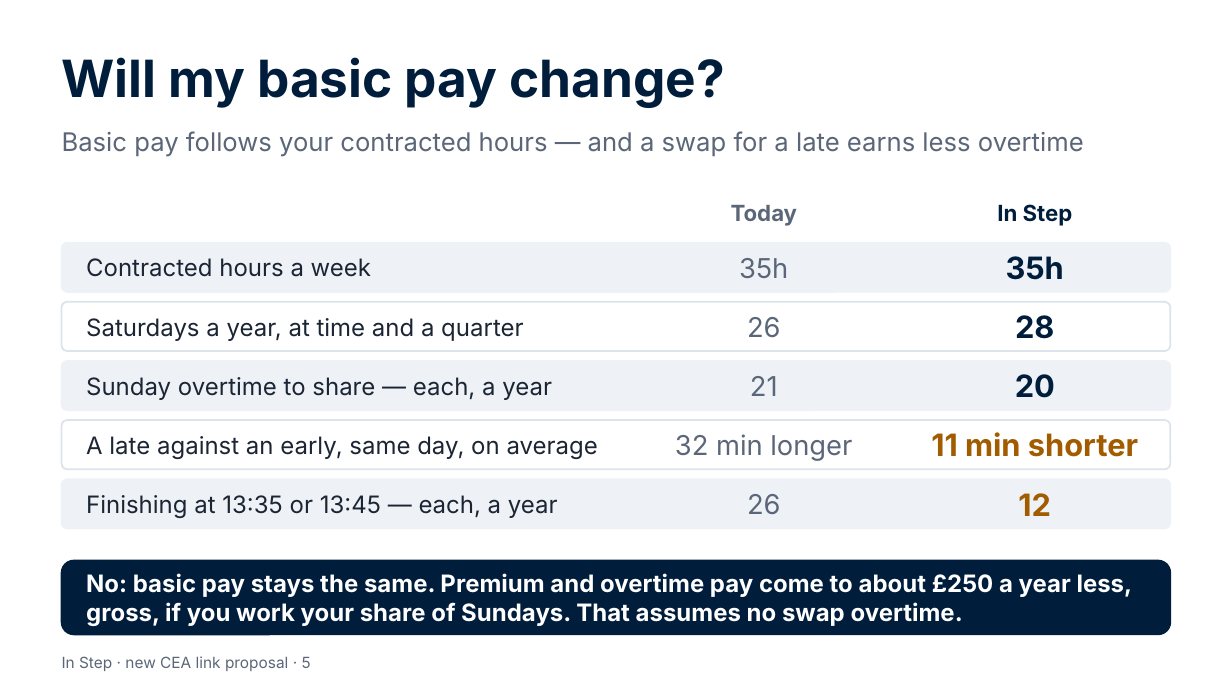
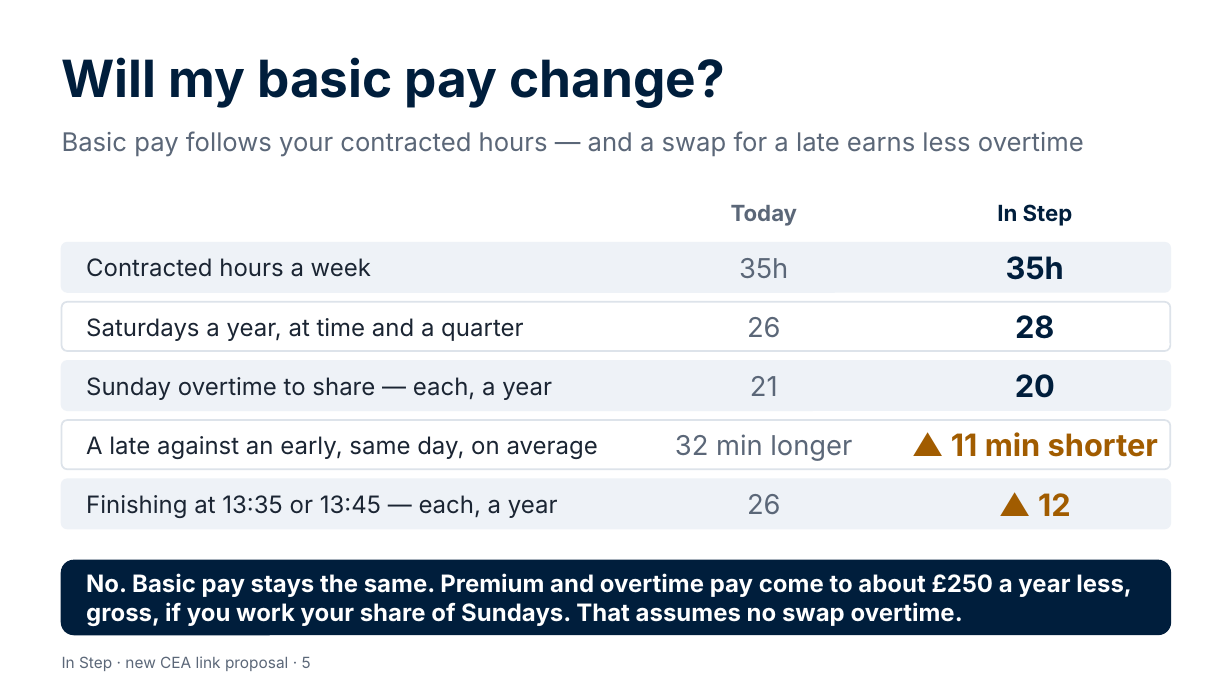
Before and after one commit to Garethdavidmiller/roster-app, a slide deck: slide 5 of docs/links-26/presentations/In-Step-for-colleagues.pptx. Drawn at 1232x693 pixels with LibreOffice and Linux fonts; fonts in the diff are those of the drawing. Boxes give left, top, right and bottom in pixels: in the first picture for what was removed or moved away, otherwise in the second. Text is boxed around its words. In the diff, an @@ line names an element or a change of style, - is before the commit and + after.

```diff
--- a/docs/links-26/presentations/In-Step-for-colleagues.pptx
+++ b/docs/links-26/presentations/In-Step-for-colleagues.pptx
@@ text at (951,432,1158,457): text changed @@
-11 min shorter
+▲ 11 min shorter
@@ text at (1038,493,1071,516): text changed @@
-12
+▲ 12
@@ text at (86,573,1132,626): text changed @@
-No: basic pay stays the same. Premium and overtime pay come to about £250 a year less, gross, if you work your share of Sundays. That assumes no swap overtime.
+No. Basic pay stays the same. Premium and overtime pay come to about £250 a year less, gross, if you work your share of Sundays. That assumes no swap overtime.
```
Also in this commit, not shown: 12 other slides changed, 56 other files.
